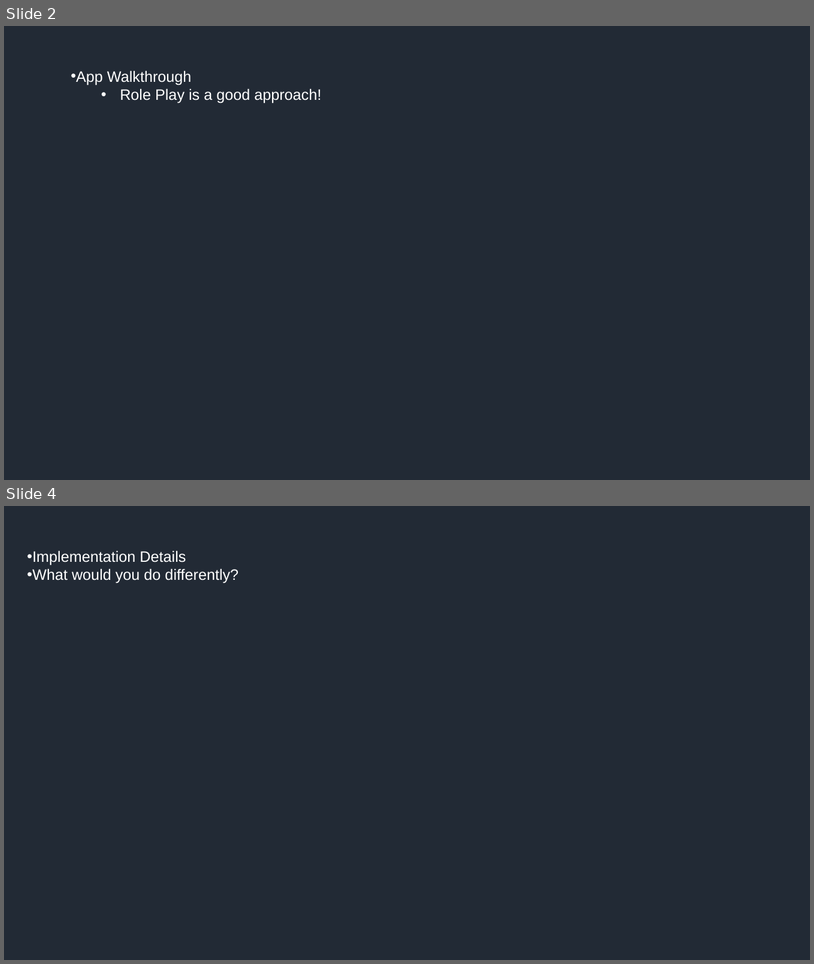
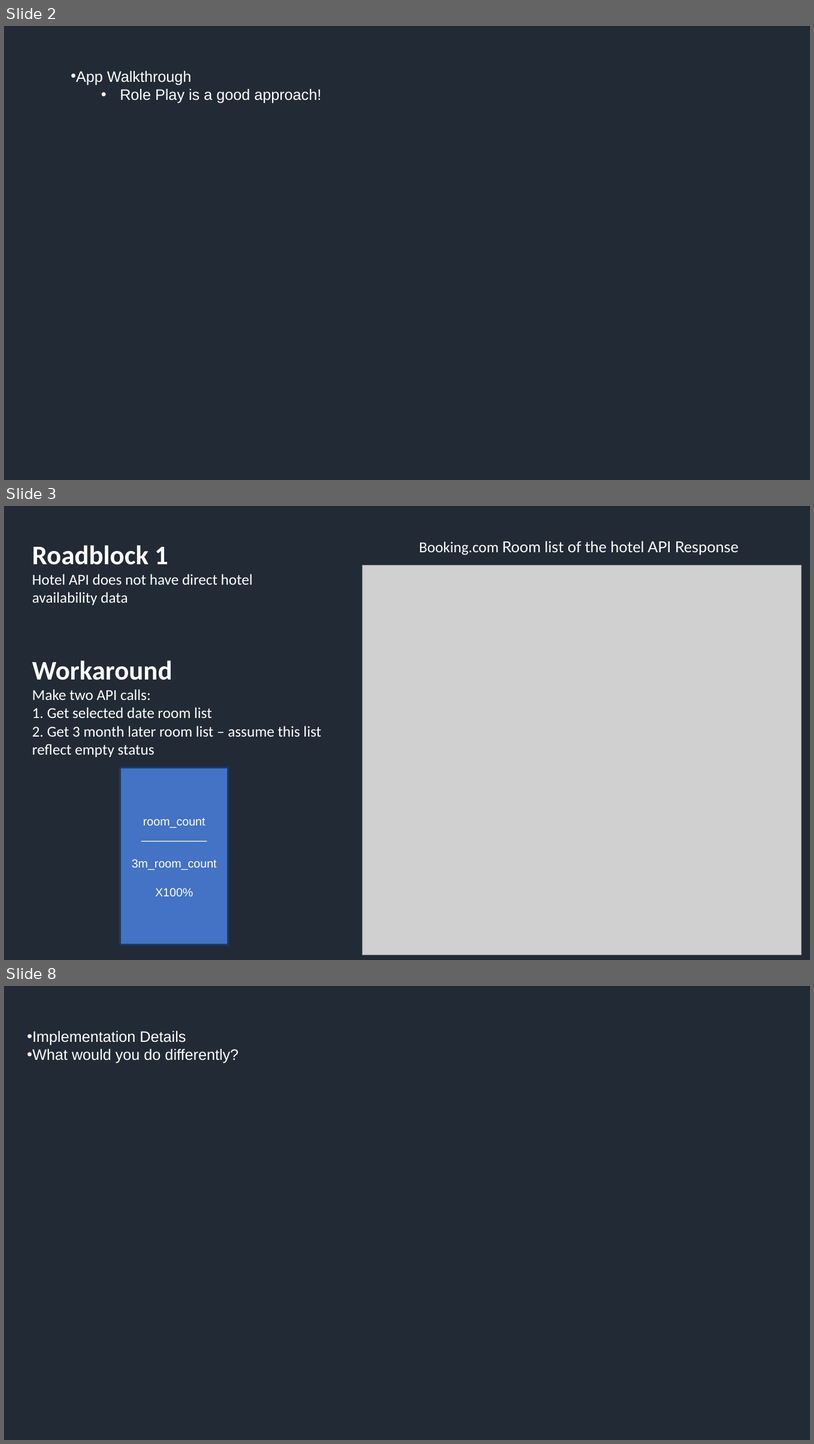
Before and after one commit to csc0007/CS501_GroupWork, a slide deck: Homework9-Final/Final Presentation.pptx. Shown one above the other, each under a label of ours: slides 2 and 4 before the commit, slides 2, 3 and 8 after it; the slides between them are not shown. The pictures are 814x964 and 814x1444 pixels, drawn with LibreOffice and Linux fonts; fonts in the diff are those of the drawing; grey boxes stand for pictures. Boxes give left, top, right and bottom in pixels: in the first picture for what was removed or moved away, otherwise in the second. Text is boxed around its words. In the diff, an @@ line names an element or a change of style, - is before the commit and + after.

```diff
--- a/Homework9-Final/Final Presentation.pptx
+++ b/Homework9-Final/Final Presentation.pptx
@@ slide 3 added at (4, 506, 810, 960), background #222A35 @@
@@ text added at (419, 541, 739, 555), 18 pt, text #FFFFFF @@
+Booking.com Room list of the hotel API Response
@@ text added at (32, 545, 253, 605), 18 pt, text #FFFFFF @@
+Roadblock 1
+Hotel API does not have direct hotel availability data
@@ picture added at (363, 565, 802, 954) @@
@@ text added at (32, 660, 321, 757), 18 pt, text #FFFFFF @@
+Workaround
+Make two API calls:
+1. Get selected date room list
+2. Get 3 month later room list – assume this list reflect empty status
@@ rectangle added at (120, 768, 228, 945), fill #4472C4, outline #1B3867 2 pt, 14 pt, text #FFFFFF @@
+room_count
+__________
+3m_room_count
+X100%
@@ what was slide 4 is now slide 8 @@
```
Also in this commit, not shown: 1 slide changed, 4 other slides added, 1 slide removed, 4 other files.
